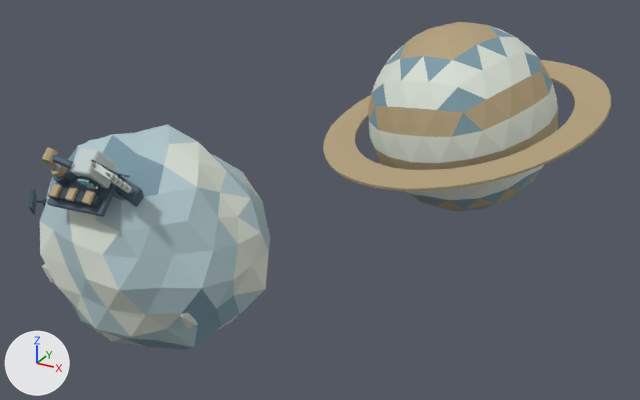
Before and after pictures for a commit that changed the glTF model apps/web/public/assets/blender/v1/s9/outer.glb.
Before and after are seen from a 50 mm lens placed at (2.25, -3.14, 1.74), pointed at (0.39, 0.24, 0.05). The lights are fixed; the arrows at lower left show +X, +Y and +Z. The older version comes first. Where no turn or scale is listed for an object, it has been applied to the vertices. Vertices at exactly the same position are counted once.

Script lines for the objects in view, before the commit:
```python
me_s9_outer_exposed_fracture_facet_mesh_003 = bpy.data.meshes.new('S9_outer_exposed_fracture_facet_mesh.003')
me_s9_outer_exposed_fracture_facet_mesh_003.from_pydata(...)  # 1442 vertices, 2724 faces; spans x -0.2..2.26, y -0.26..1.65, z -0.37..1.18
me_s9_outer_exposed_fracture_facet_mesh_003.materials.append(mat_janus_s9_outer_terrain_light)  # light grey #dae1d6
me_s9_outer_exposed_fracture_facet_mesh_003.materials.append(mat_janus_s9_outer_accent)  # beige #b5a27e
me_s9_outer_exposed_fracture_facet_mesh_003.materials.append(mat_janus_s9_outer_metal)  # dark blue #556876
me_s9_outer_exposed_fracture_facet_mesh_003.materials.append(mat_janus_s9_outer_hull)  # light grey #c5d0ce
me_s9_outer_exposed_fracture_facet_mesh_003.materials.append(mat_janus_s9_outer_shadow)  # dark blue #364650
me_s9_outer_exposed_fracture_facet_mesh_003.materials.append(mat_janus_s9_outer_glass)  # cyan #85bbb9
me_s9_outer_exposed_fracture_facet_mesh_003.materials.append(mat_janus_s9_outer_panel)  # dark blue #344e65
me_s9_outer_exposed_fracture_facet_mesh_003.materials.append(mat_janus_s9_outer_terrain)  # light grey #b0c7cc
me_s9_outer_exposed_fracture_facet_mesh_003.materials.append(mat_janus_s9_outer_terrain_dark)  # cyan #7c9ba8
ob_s9_outer___modeled_surfaces = bpy.data.objects.new('S9_outer • modeled surfaces', me_s9_outer_exposed_fracture_facet_mesh_003)
ob_s9_outer___modeled_surfaces.location = (-0.668, -0.452, -0.298)
```
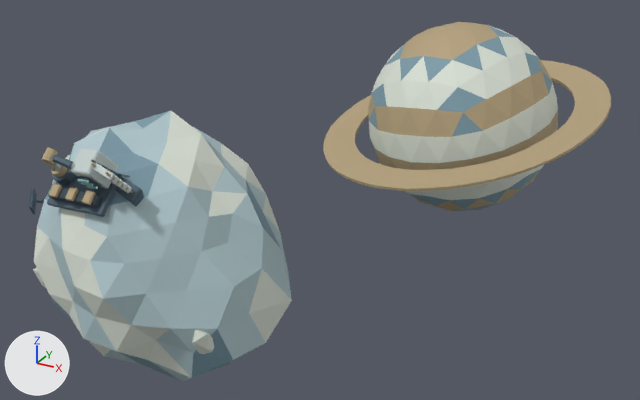
Where the newer file only moved an object's origin or applied its transform, the numbers keep the older frame.

Pixel boxes [x1, y1, x2, y2] of what changed, in the pictures (640 x 400 px; the box of a moved part takes in the faces that stretch with it):
```json
{"object": "S9_outer • modeled surfaces", "change": "reshaped", "before": [29, 22, 611, 350], "after": [29, 22, 611, 381], "on screen": "9% taller"}
{"part": 1, "of": "me_s9_outer_exposed_fracture_facet_mesh_003", "change": "moved or reshaped", "before": [42, 264, 56, 285], "after": [33, 267, 46, 288], "on screen": "mostly hidden"}
{"part": 2, "of": "me_s9_outer_exposed_fracture_facet_mesh_003", "change": "moved or reshaped", "before": [180, 313, 198, 329], "after": [192, 330, 214, 354]}
{"part": 3, "of": "me_s9_outer_exposed_fracture_facet_mesh_003", "change": "rebuilt", "before": [40, 124, 270, 350], "after": [34, 111, 292, 381], "on screen": "12% wider, 19% taller"}
```

Edits to the scene script, one JSON object a line:
```json
{"block": "me_s9_outer_exposed_fracture_facet_mesh_003", "where": "# used by ob_s9_outer___modeled_surfaces"}
{"op": "remove", "block": "me_s9_outer_exposed_fracture_facet_mesh_003", "code": "me_s9_outer_exposed_fracture_facet_mesh_003.from_pydata(...)  # 1442 vertices, 2724 faces; spans x -0.2..2.26, y -0.26..1.65, z -0.37..1.18"}
{"op": "add", "block": "me_s9_outer_exposed_fracture_facet_mesh_003", "code": "me_s9_outer_exposed_fracture_facet_mesh_003.from_pydata(...)  # 1442 vertices, 2724 faces; spans x -0.22..2.26, y -0.29..1.65, z -0.45..1.18"}
{"block": "me_s9_outer_exposed_fracture_facet_mesh_003", "change": "me_s9_outer_exposed_fracture_facet_mesh_003 part 1: the loose piece of 12 vertices spanning x -0.05..0.05, y -0.08..0.08, z -0.1..0.1 is moved by (-0.04, -0.02, -0.02)"}
{"block": "me_s9_outer_exposed_fracture_facet_mesh_003", "change": "me_s9_outer_exposed_fracture_facet_mesh_003 part 2: the loose piece of 12 vertices spanning x 0.74..0.82, y -0.06..0.11, z -0.12..0.07 is moved by (0.11, -0.07, -0.06)"}
{"block": "me_s9_outer_exposed_fracture_facet_mesh_003", "change": "me_s9_outer_exposed_fracture_facet_mesh_003 part 3: the loose piece of 162 vertices spanning x -0.2..0.97, y -0.21..0.71, z -0.37..0.72 is rebuilt with 162 vertices and now spans x -0.22..1.08, y -0.29..0.8, z -0.45..0.78"}
{"block": "me_s9_outer_exposed_fracture_facet_mesh_003", "change": "other edits to the shape of me_s9_outer_exposed_fracture_facet_mesh_003 do not show in these pictures"}
```
